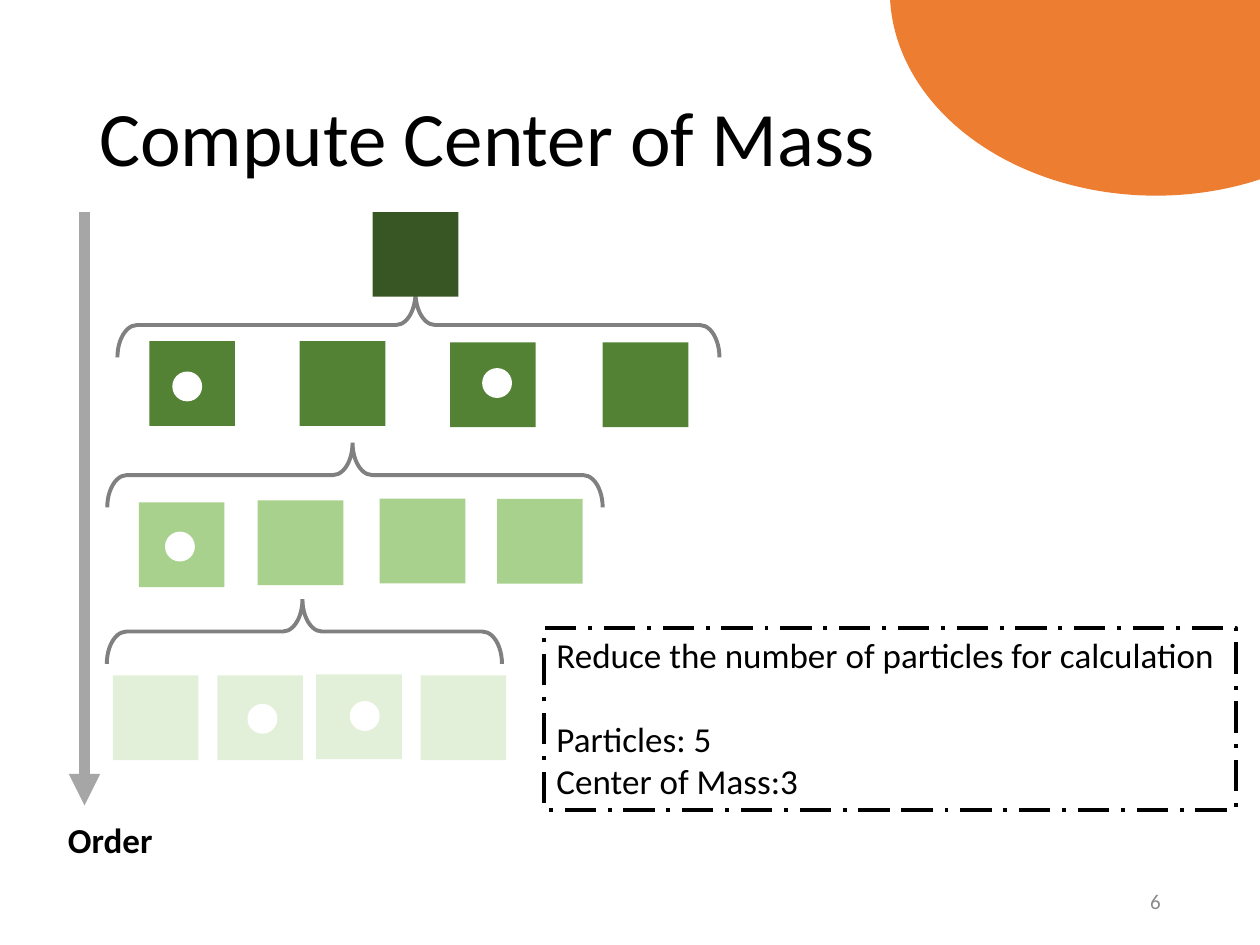
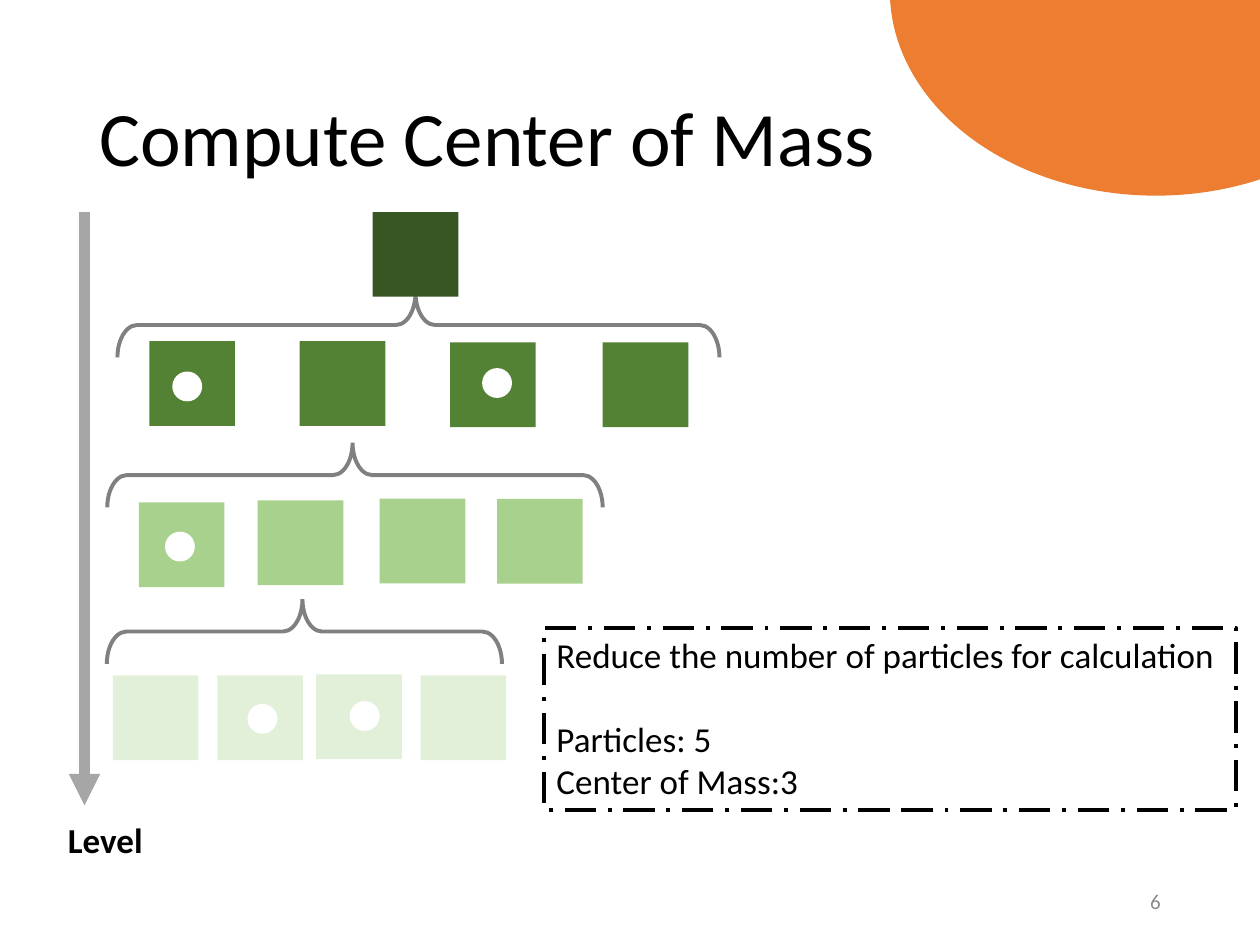
Before and after one commit to b08202012/tree-algorithm-for-self-gravity, a slide deck: slide 6 of Final project_G03_Tree Algorithm.pptx. Drawn at 1260x945 pixels with LibreOffice and Linux fonts; fonts in the diff are those of the drawing. Boxes give left, top, right and bottom in pixels: in the first picture for what was removed or moved away, otherwise in the second. Text is boxed around its words. In the diff, an @@ line names an element or a change of style, - is before the commit and + after.

```diff
--- a/Final project_G03_Tree Algorithm.pptx
+++ b/Final project_G03_Tree Algorithm.pptx
@@ text at (x1=68, y1=828, x2=143, y2=854): text changed @@
-Order
+Level
```
Also in this commit, not shown: 3 other slides changed, 6 slides added.
